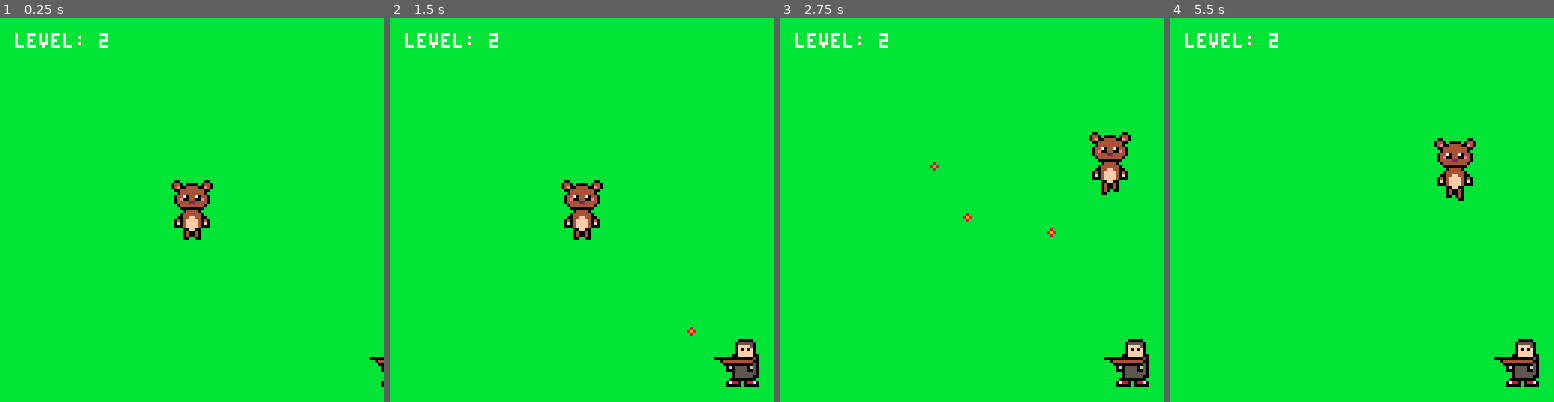
Above: before the commit, frames 1-4 (left to right).
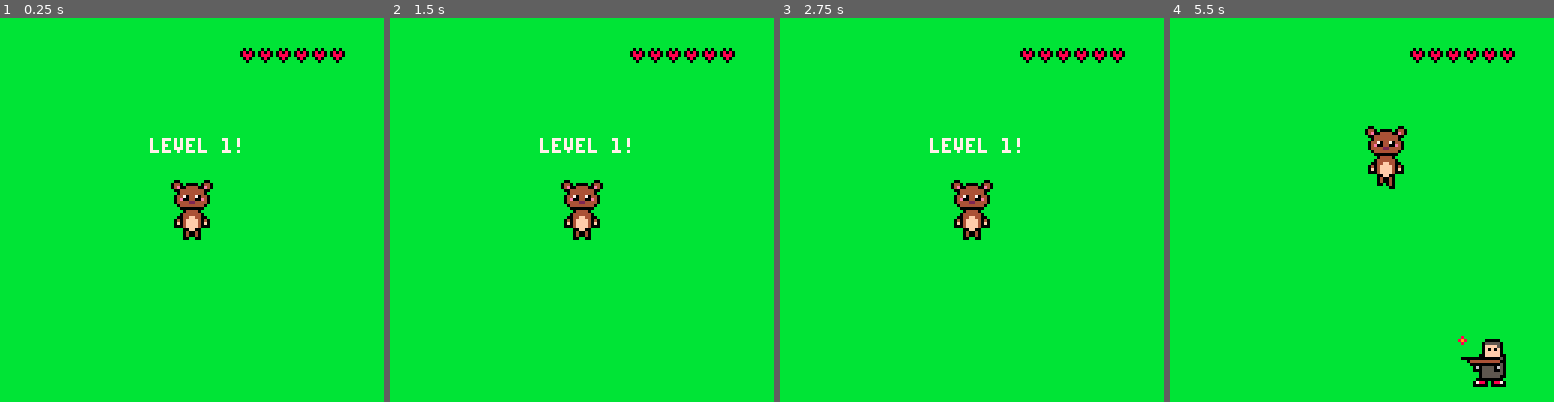
Above: after the commit, the same moments.

Repository: DivineOmega/BearWeek2016
Game: PICO-8 cartridge bearweek2016.p8
The game is run twice, just before and just after one commit, with the same random seed, the same clock (stepped at 60 frames per second) and the same inputs.
Inputs:
- Up to frame 1 (0.25 s): no input
- Up to frame 2 (1.5 s): tap X (X key) at 0.33, 1.07 s
- Up to frame 3 (2.75 s): hold Right 1.6-2.1 s; tap X (X key) at 1.85 s; hold Up 2.15-2.42 s; hold Right from 2.47 s (still down)
- Up to frame 4 (5.5 s): tap X (X key) at 2.97, 4.08, 5.2 s; release Right at 3.03 s; hold Left 3.08-3.58 s; hold Down 3.63-3.97 s; hold Right 4.02-4.68 s; hold Up 4.73-5.03 s; hold Left from 5.08 s (still down)

The runs differ from the first frame. In frame 1, 1.4% of the frame differs, in the area x 3-100%, y 3-97%; in frame 2, 2.2%; in frame 3, 4.6%; in frame 4, 5.1%, in the area x 3-97%, y 3-97%.

Commit message:
Finished for game jam! :)

Diff:
--- a/bearweek2016.p8
+++ b/bearweek2016.p8
@@ -29,30 +29,35 @@
 function init_game_scene()
 
  pl = create_player()
+ gores = {}
+ hunters = {}
+ bullets = {}
+ level = 0
+
+ next_level()
 
  scene.update = game_update
  scene.draw = game_draw
-
- next_level()
 
 end
 
 function next_level()
  level += 1
  spawn_count = 0
- spawn_timer = 9999
- hunters = {}
+ spawn_timer = 0
+ pl.reset_pos()
+ sfx(5)
 end
 
 function game_update()
 
  spawn_timer += 1
 
- if (spawn_timer >= 200) then
+ if (spawn_timer >= 125) then
   spawn_timer = 0
-  spawn_count += 1
   if (spawn_count<level) then
    add(hunters, create_hunter())
+   spawn_count += 1
   end
  end
 
@@ -94,20 +99,36 @@
   b.draw()
  end
 
- print("level: "..level, 5, 5, 7)
+ if (spawn_count==0) then
+  print("level "..level.."!", 50, 40, 7)
+ end
+
+ if (pl.hp<=0) then
+  print("game over!", 45, 40, 7)
+  print("press x to restart", 25, 80, 7)
+  if (btnp(5)) then
+   init_game_scene()
+  end
+ end
 end
 
 function create_player()
  local pl = {}
  pl.width = 14
  pl.height = 20
- pl.x = 64 - (pl.width*0.5)
- pl.y = 64 - (pl.height*0.5)
+ pl.x = 0
+ pl.y = 0
  pl.spd = 2
  pl.moving = false
  pl.moving_anim_step = 0
  pl.moving_timer = 0
- pl.hp = 3
+ pl.max_hp = 6
+ pl.hp = pl.max_hp
+
+ pl.reset_pos = function()
+  pl.x = 64 - (pl.width*0.5)
+  pl.y = 64 - (pl.height*0.5)
+ end
 
  pl.draw = function()
   spr(0, pl.x, pl.y, 2, 3)
@@ -119,9 +140,27 @@
     spr(18, pl.x, pl.y+16, 2, 1)
    end
   end
+
+  local lives_x = 110-(pl.max_hp*6)
+
+  for i=1, pl.max_hp do
+   spr(23, lives_x+i*6, 10)
+  end
+
+  for i=1, pl.hp do
+   spr(24, lives_x+i*6, 10)
+  end
  end
 
  pl.update = function()
+
+  if (pl.hp<=0) then
+   return
+  end
+
+  if (spawn_count==0) then
+   return
+  end
 
   pl.moving = false
 
@@ -170,6 +209,8 @@
 
  end
 
+ pl.reset_pos()
+
  return pl
 end
 
@@ -181,7 +222,7 @@
  h.y = 0
  h.spd = 0.75
  h.flipped = false
- h.edge_buf = 5
+ h.edge_buf = 5+rnd(45)
  h.fire_timer = 0
  h.fire_angle = 0
  h.gun_point = {}
@@ -289,6 +330,10 @@
   	add(gores, create_gore(b))
   	sfx(3)
   end
+
+  if (b.x < -20 or b.x > 128+20) then
+   del(bullets, b)
+  end
  end
 
  b.draw = function()
@@ -316,11 +361,13 @@
  end
 
  g.update = function()
-
+  if (count(gores)>100) then
+   del(gores, g)
+  end
  end
 
  g.draw = function()
-  spr(g.sprite, g.x, g.y, 1, 1, flip_x, flip_y)
+  spr(g.sprite, g.x, g.y, 1, 1, g.flip_x, g.flip_y)
  end
 
  g.rand_sprite()
@@ -349,11 +397,11 @@
 d044704470440ddddddddddddddddddd00fffff00ddddddddddddddddd888dddd88888dd888888ddd88888dddddddddd00000000000000000000000000000000
 d04e004400e40ddddddddddddddddddd050000000000000ddddddddddddd88ddd8ddd88d8888888dddd888dddddddddd00000000000000000000000000000000
 d044442244440ddddddddddddddddddd0044444444440ddddddddddddddddddddddddd8dd8888ddddddddddddddddddd00000000000000000000000000000000
-dd0444444440dddddddd00ff00dddddd050000000000dddddddddddddddddddddddddddddddddddddddddddddddddddd00000000000000000000000000000000
-ddd00000000ddddddddd040040dddddd05605555060ddddddddddddddddddddddddddddddddddddddddddddddddddddd00000000000000000000000000000000
-dddd044440dddddddddd040040dddddd05005555000ddddddddddddddddddddddddddddddddddddddddddddddddddddd00000000000000000000000000000000
-ddd04444440ddddddddd00d040dddddd055555550ddddddddddddddddddddddddddddddddddddddddddddddddddddddd00000000000000000000000000000000
-dd0044ff4400dddddddddddd00dddddd005555550ddddddddddddddddddddddddddddddddddddddddddddddddddddddd00000000000000000000000000000000
+dd0444444440dddddddd00ff00dddddd050000000000ddddddddddddd0d0ddddd0d0dddddddddddddddddddddddddddd00000000000000000000000000000000
+ddd00000000ddddddddd040040dddddd05605555060ddddddddddddd07070ddd08080ddddddddddddddddddddddddddd00000000000000000000000000000000
+dddd044440dddddddddd040040dddddd05005555000ddddddddddddd07770ddd08880ddddddddddddddddddddddddddd00000000000000000000000000000000
+ddd04444440ddddddddd00d040dddddd055555550dddddddddddddddd070ddddd080dddddddddddddddddddddddddddd00000000000000000000000000000000
+dd0044ff4400dddddddddddd00dddddd005555550ddddddddddddddddd0ddddddd0ddddddddddddddddddddddddddddd00000000000000000000000000000000
 d0404ffff4040dddddddddddddddddddd000000000dddddddddddddddddddddddddddddddddddddddddddddddddddddd00000000000000000000000000000000
 d0f04ffff40f0ddddddddddddddddddd07880d08870ddddddddddddddddddddddddddddddddddddddddddddddddddddd00000000000000000000000000000000
 d0004ffff4000ddddddddddddddddddd00000d00000ddddddddddddddddddddddddddddddddddddddddddddddddddddd00000000000000000000000000000000
Not shown, changed: the sound effects (__sfx__) section of bearweek2016.p8
